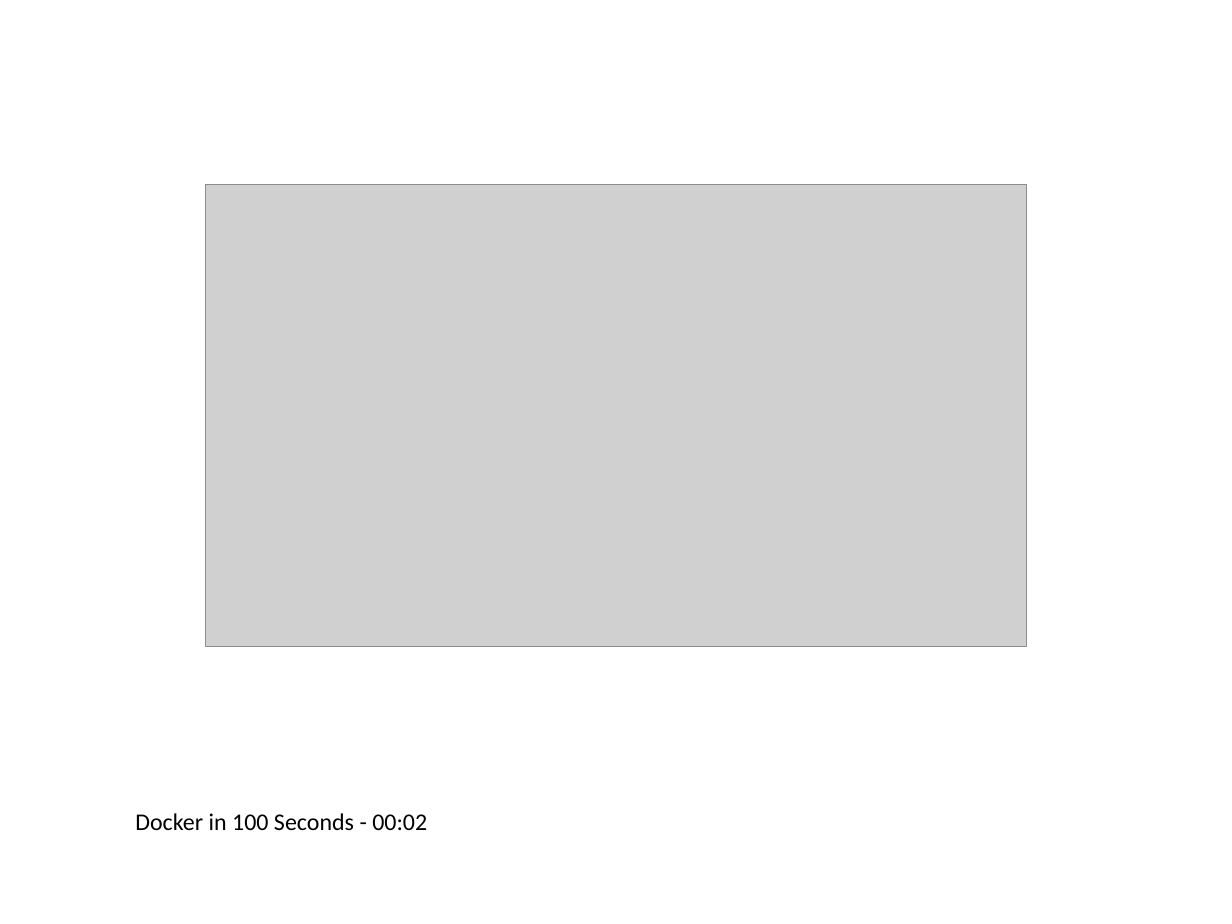
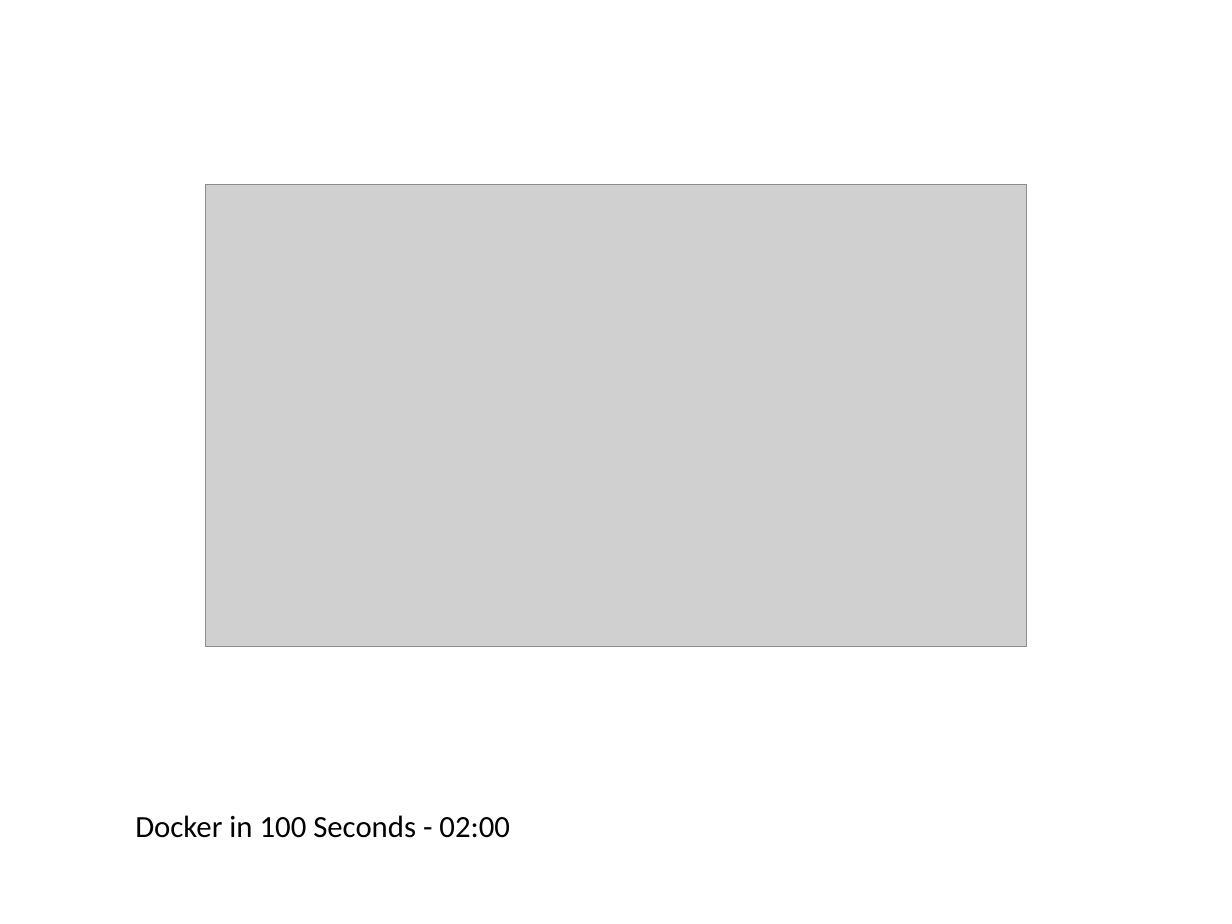
Before and after one commit to beratuchan/video_to_ppt, a slide deck: slide 48 of Docker_in_100_Seconds.pptx (slide 3 before the commit). Drawn at 1232x924 pixels with LibreOffice and Linux fonts; fonts in the diff are those of the drawing; grey boxes stand for pictures. Boxes give left, top, right and bottom in pixels: in the first picture for what was removed or moved away, otherwise in the second. Text is boxed around its words. In the diff, an @@ line names an element or a change of style, - is before the commit and + after.

```diff
--- a/Docker_in_100_Seconds.pptx
+++ b/Docker_in_100_Seconds.pptx
@@ text at (135, 815, 510, 838): text changed; size 14 to 18 pt @@
-Docker in 100 Seconds - 00:02
+Docker in 100 Seconds - 02:00
```
Also in this commit, not shown: 48 other slides changed, 2 slides added, 8 slides removed, 9 other files.
